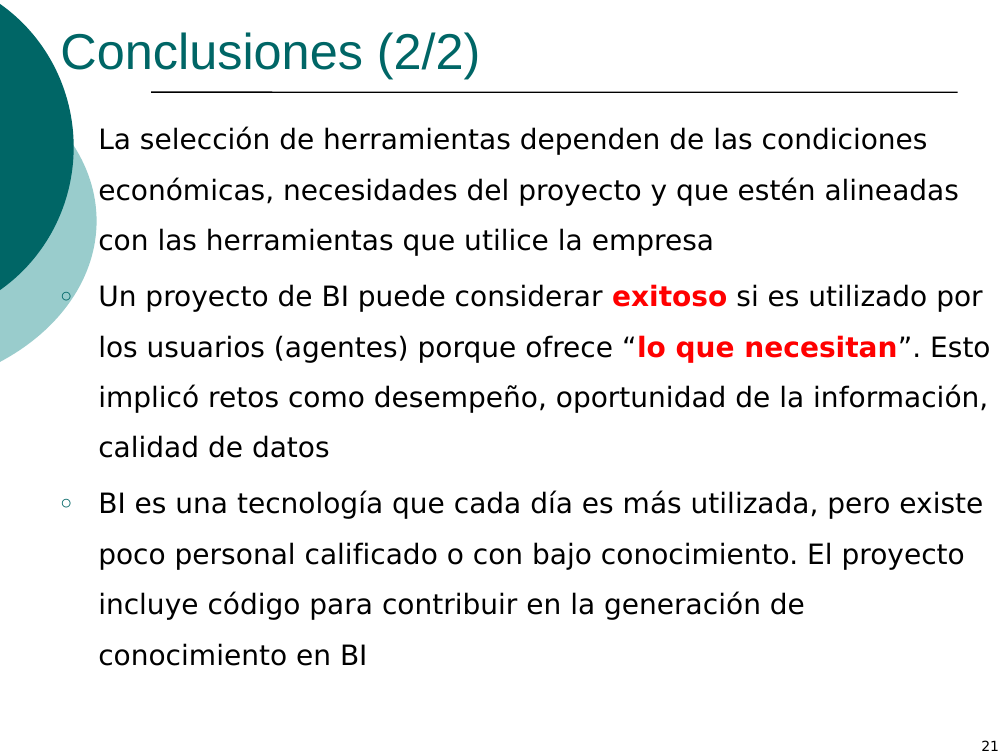
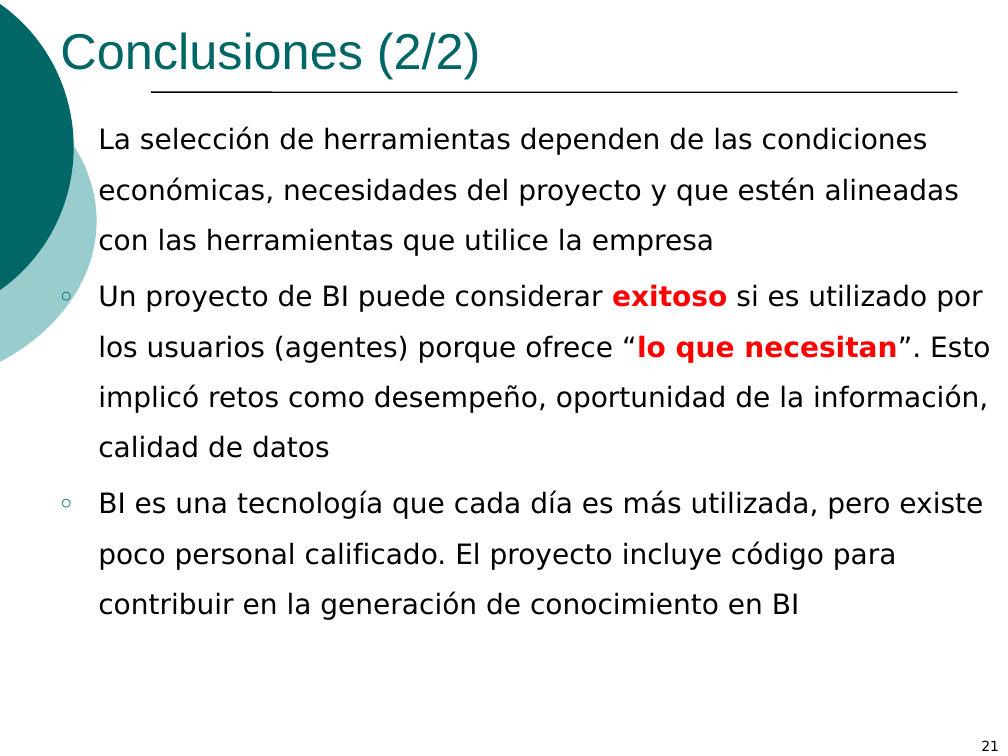
Before and after one commit to hugo14gonzalez/BI_Demanda, a slide deck: slide 21 of Doc/Proyecto/Presentacion_DemandaBI.pptx. Drawn at 1008x756 pixels with LibreOffice and Linux fonts; fonts in the diff are those of the drawing. Boxes give left, top, right and bottom in pixels: in the first picture for what was removed or moved away, otherwise in the second. Text is boxed around its words. In the diff, an @@ line names an element or a change of style, - is before the commit and + after.

```diff
--- a/Doc/Proyecto/Presentacion_DemandaBI.pptx
+++ b/Doc/Proyecto/Presentacion_DemandaBI.pptx
@@ text at (x1=98, y1=491, x2=983, y2=620): text changed @@
-○ BI es una tecnología que cada día es más utilizada, pero existe poco personal calificado o con bajo conocimiento. El proyecto incluye código para contribuir en la generación de conocimiento en BI
+○ BI es una tecnología que cada día es más utilizada, pero existe poco personal calificado. El proyecto incluye código para contribuir en la generación de conocimiento en BI
```
Also in this commit, not shown: 1 other slide changed, 3 other files.
